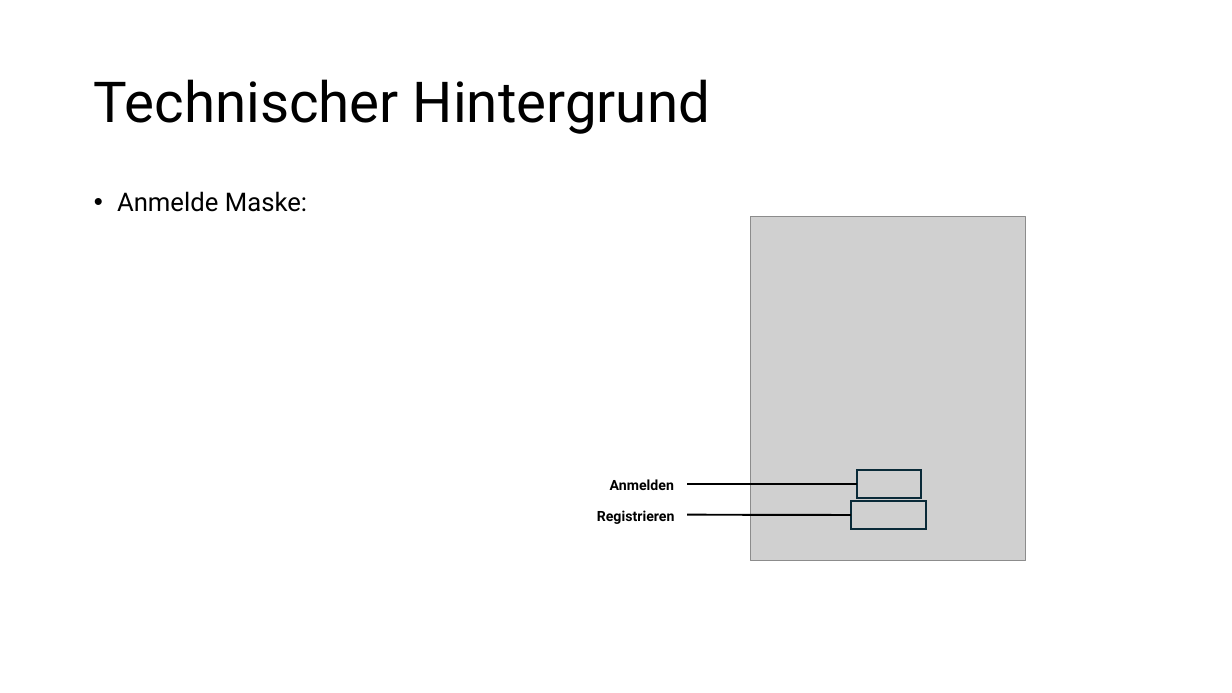
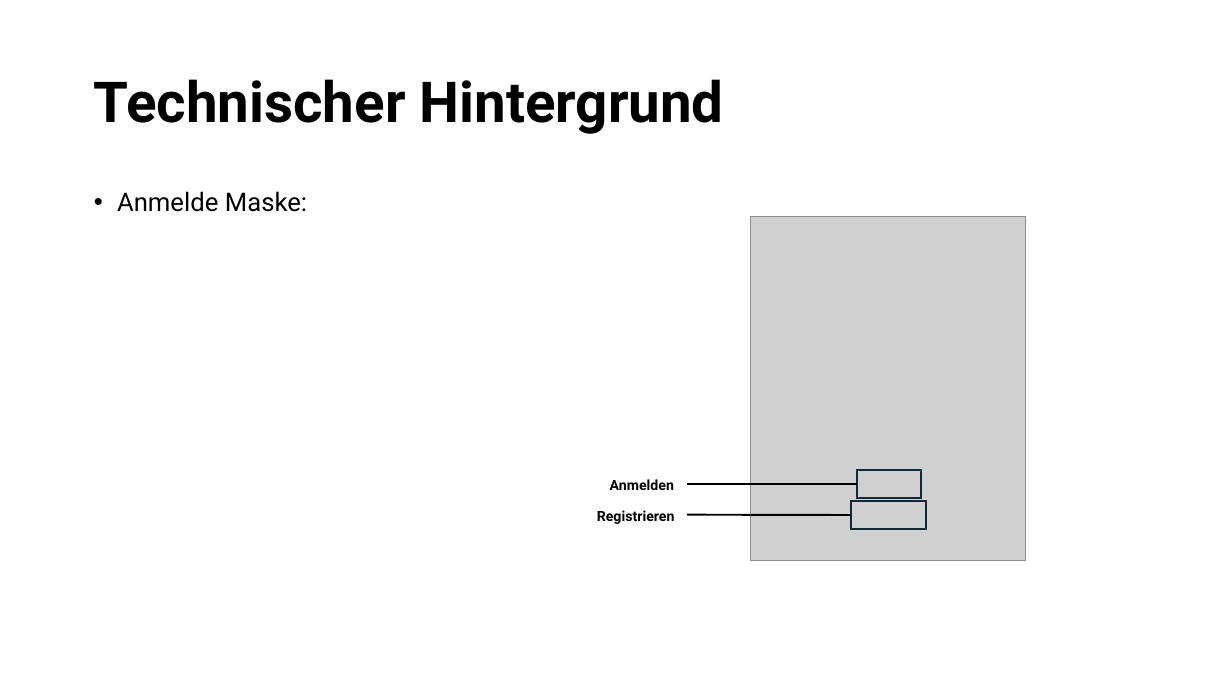
Before and after one commit to NykyTV/PasswortManager, a slide deck: slide 3 of pp/Presentation.pptx. Drawn at 1232x693 pixels with LibreOffice and Linux fonts; fonts in the diff are those of the drawing; grey boxes stand for pictures. Boxes give left, top, right and bottom in pixels: in the first picture for what was removed or moved away, otherwise in the second. Text is boxed around its words. In the diff, an @@ line names an element or a change of style, - is before the commit and + after.

```diff
--- a/pp/Presentation.pptx
+++ b/pp/Presentation.pptx
@@ title "Technischer Hintergrund" at (x1=94, y1=79, x2=724, y2=134): bold on @@
```
Also in this commit, not shown: 5 other slides changed, 2 slides added.
